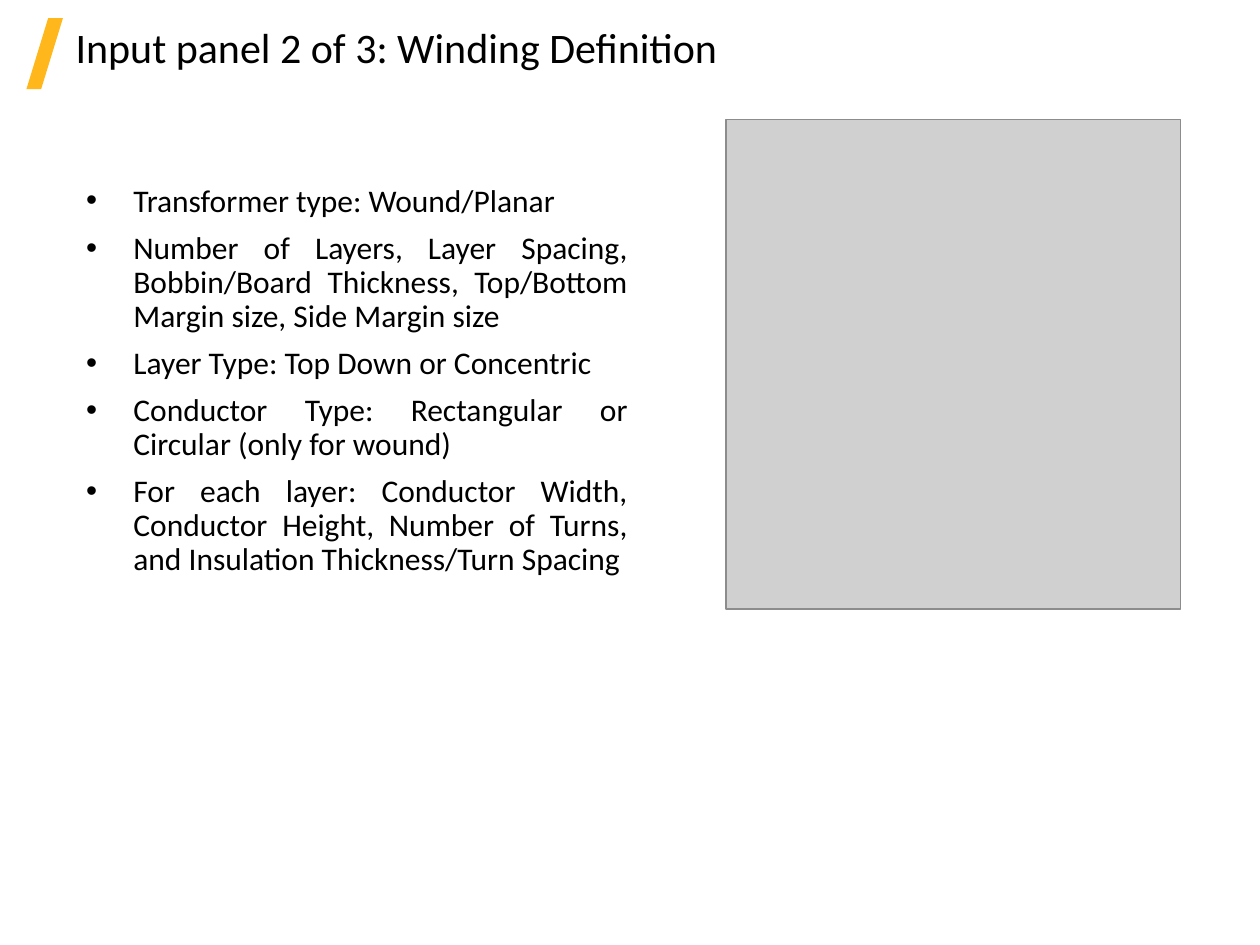
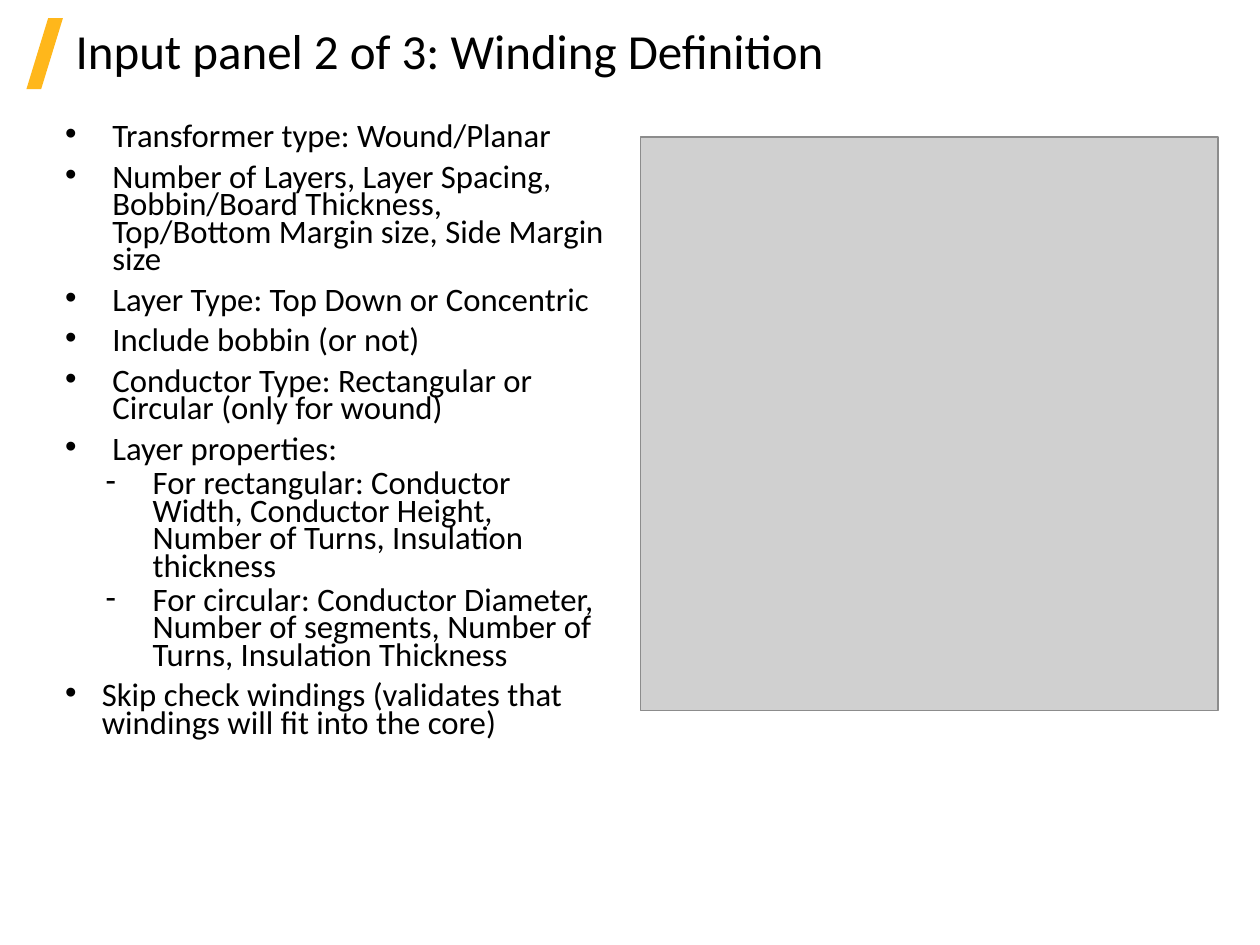
Before and after one commit to beliaev-maksim/ansys-electronic-transformer, a slide deck: slide 9 of help_source(internal)/ETK_2021R1.pptx (slide 11 before the commit). Drawn at 1260x945 pixels with LibreOffice and Linux fonts; fonts in the diff are those of the drawing; grey boxes stand for pictures; background and template pictures are left out. Boxes give left, top, right and bottom in pixels: in the first picture for what was removed or moved away, otherwise in the second. Text is boxed around its words. In the diff, an @@ line names an element or a change of style, - is before the commit and + after.

```diff
--- a/help_source(internal)/ETK_2021R1.pptx
+++ b/help_source(internal)/ETK_2021R1.pptx
@@ title "Input panel 2 of 3: ..." at bbox=[76, 35, 824, 78]: size 24 to 28 pt @@
@@ text "Transformer type: Wound/Planar": place and size @@
-text "Transformer type: Wound/Planar" at bbox=[133, 190, 628, 576]
+text "Transformer type: Wound/Planar" at bbox=[102, 124, 604, 740]
@@ text at bbox=[112, 124, 604, 425]: size 18 to 18.7 pt in "Transformer type: Wound/Planar", "Number of Layers, Layer Spacing, Bobbin/Board Thickness, ...", "Layer Type: Top Down or Concentric", "Conductor Type: Rectangular or Circular (only for ..."; alignment justified to left; line spacing 0.9 to 0.7 @@
@@ picture: place and size @@
-picture at bbox=[726, 120, 1181, 610]
+picture at bbox=[640, 137, 1217, 711]
@@ text at bbox=[112, 327, 419, 356]: paragraph added @@
+• Include bobbin (or not)
@@ text at bbox=[102, 437, 593, 740]: text changed; size 18 to 18.7 pt @@
-• For each layer: Conductor Width, Conductor Height, Number of Turns, and Insulation Thickness/Turn Spacing
+• Layer properties:
+    – For rectangular: Conductor Width, Conductor Height, Number of Turns, Insulation thickness
+    – For circular: Conductor Diameter, Number of segments, Number of Turns, Insulation Thickness
+• Skip check windings (validates that windings will fit into the core)
```
Also in this commit, not shown: 18 other slides changed, 1 slide added, 2 slides removed, 8 other files.
